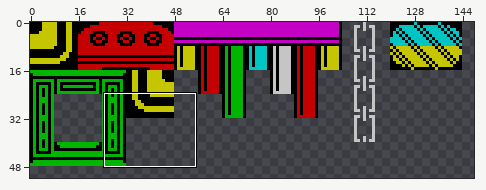
Sprite sheet -- images/tiles2.gif. Above: a wide view before the commit, with the close-up outlined.
Close-up. Earlier state:
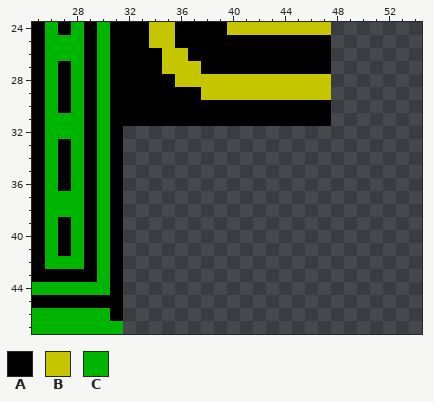
The file is 400x256 pixels, drawn in blocks of 2x2; one block is one cell here. Shown: x 25..54, y 24..47. The wide view leaves out empty margins.
Palette (. is transparent): A #000000  B #c5c500  C #00b500
Pixels before, first column x 25:
24 ACACACAAABBAAAABBBBBBBB
25 ACCCACAAABBAAAAAAAAAAAA
26 ACCCACAAAABBAAAAAAAAAAA
27 ACACACAAAABBBAAAAAAAAAA
28 ACACACAAAAABBBBBBBBBBBB
29 ACACACAAAAAAABBBBBBBBBB
30 ACACACAAAAAAAAAAAAAAAAA
31 ACCCACAAAAAAAAAAAAAAAAA
32 ACCCACA................
33 ACACACA................
34 ACACACA................
35 ACACACA................
36 ACACACA................
37 ACCCACA................
38 ACCCACA................
39 ACACACA................
40 ACACACA................
41 ACACACA................
42 ACCCACA................
43 AAAAACA................
44 CCCCCCA................
45 AAAAAAA................
46 CCCCCCA................
47 CCCCCCC................
The same view after the edit:
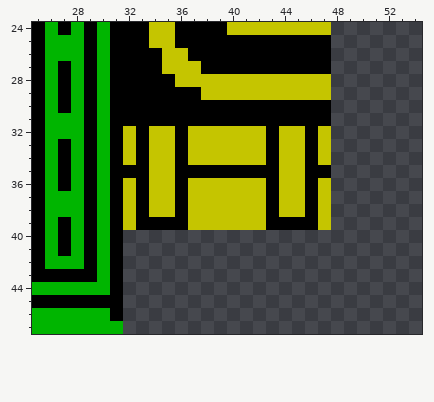
The edit:
y 32..34: x 32..47 ................ -> BABBABBBBBBABBAB
y 35: x 32..47 ................ -> AABBAAAAAAAABBAA
y 36..38: x 32..47 ................ -> BABBABBBBBBABBAB
y 39: x 32..47 ................ -> BAAAABBBBBBAAAAB
Pixel boxes of the changes (left, top, right, bottom) in both close-ups:
added: (123, 126, 331, 230)
